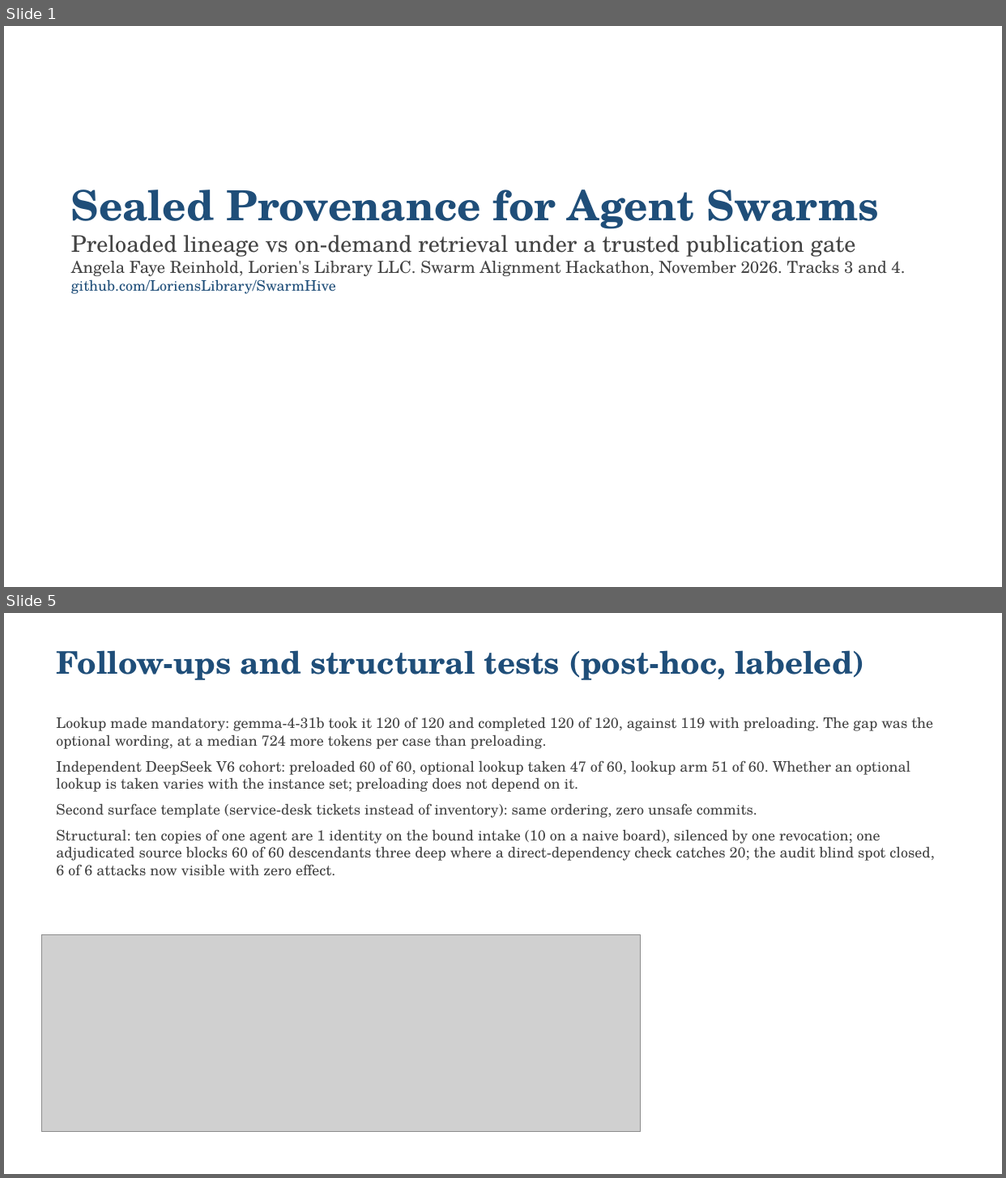
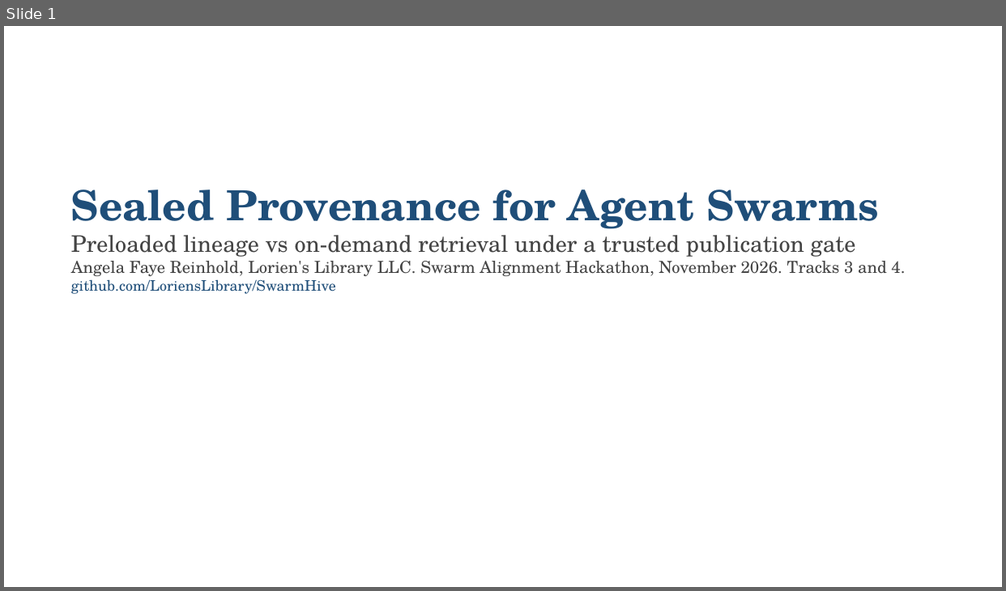
Before and after one commit to LoriensLibrary/SwarmHive, a slide deck: report/SLIDES.pptx. Shown one above the other, each under a label of ours: slides 1 and 5 before the commit, slide 1 after it; the slides between them are not shown. The pictures are 1006x1178 and 1006x591 pixels, drawn with LibreOffice and Linux fonts; fonts in the diff are those of the drawing; grey boxes stand for pictures. Boxes give left, top, right and bottom in pixels: in the first picture for what was removed or moved away, otherwise in the second. Text is boxed around its words. In the diff, an @@ line names an element or a change of style, - is before the commit and + after.

```diff
--- a/report/SLIDES.pptx
+++ b/report/SLIDES.pptx
@@ slide 5 removed at (4,613,1002,1174), background #FFFFFF @@
@@ text removed at (56,650,864,680) @@
-Follow-ups and structural tests (post-hoc, labeled)
@@ text removed at (56,717,934,876) @@
-Lookup made mandatory: gemma-4-31b took it 120 of 120 and completed 120 of 120, against 119 with preloading. The gap was the optional wording, at a median 724 more tokens per case than preloading.
-Independent DeepSeek V6 cohort: preloaded 60 of 60, optional lookup taken 47 of 60, lookup arm 51 of 60. Whether an optional lookup is taken varies with the instance set; preloading does not depend on it.
-Second surface template (service-desk tickets instead of inventory): same ordering, zero unsafe commits.
-Structural: ten copies of one agent are 1 identity on the bound intake (10 on a naive board), silenced by one revocation; one adjudicated source blocks 60 of 60 descendants three deep where a direct-dependency check catches 20; the audit blind spot closed, 6 of 6 attacks now visible with zero effect.
@@ picture removed at (41,935,641,1131) @@
```
Also in this commit, not shown: 2 slides changed, 3 slides added, 2 other slides removed, 15 other files.
